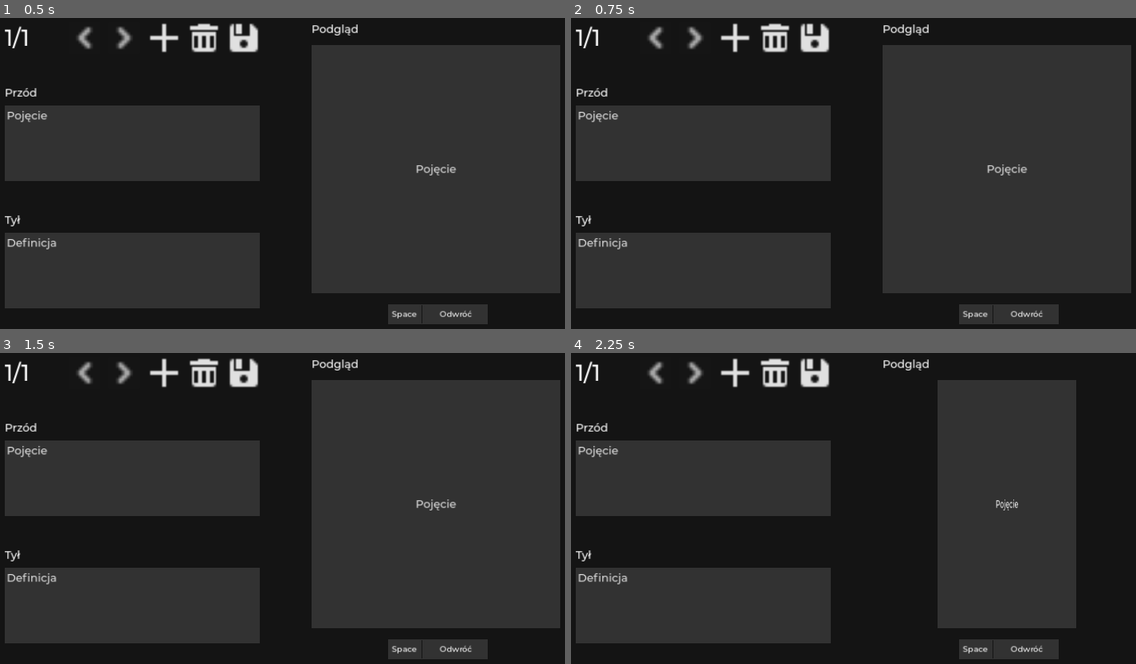
Above: before the commit, frames 1-4 (two rows, left to right).
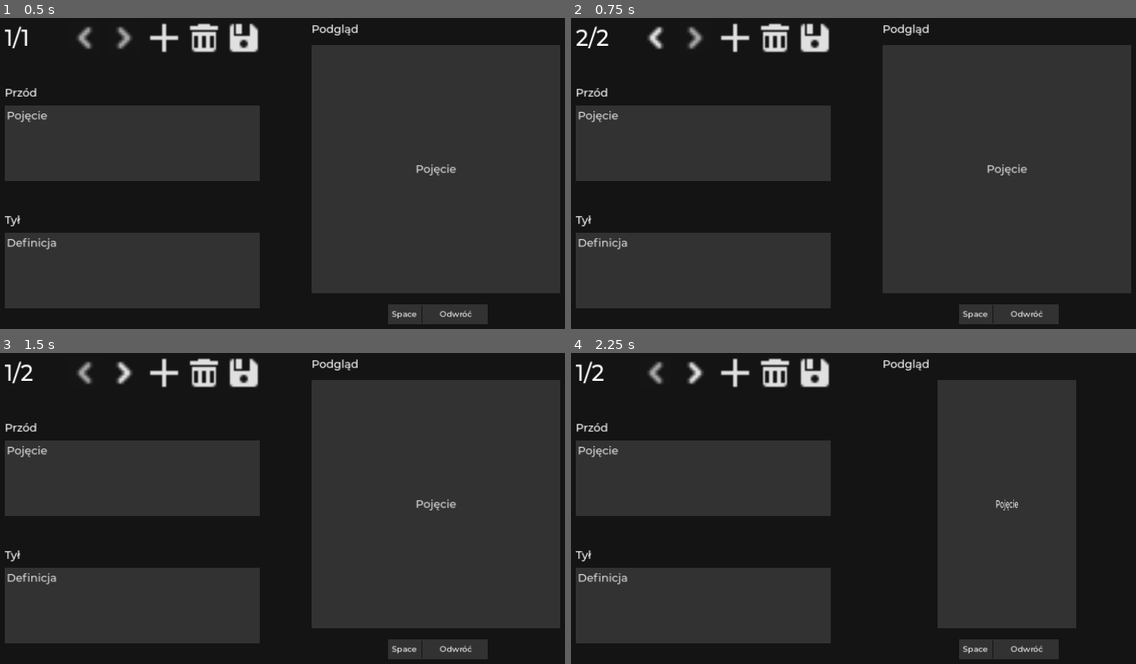
Above: after the commit, the same moments.

Repository: eatablekolas/FiszKit
Game: Godot game, scene res://scenes/editor.tscn
The game is run twice, just before and just after one commit, with the same random seed, the same clock (stepped at 60 frames per second) and the same inputs.
Inputs (mouse positions are in pixels of both pictures, inside the frame that each line leads up to):
- Up to frame 1 (0.5 s): no input
- Up to frame 2 (0.75 s): click (734, 36) at 0.5 s
- Up to frame 3 (1.5 s): click (84, 371) at 1.27 s
- Up to frame 4 (2.25 s): click "Pojęcie" at 2 s

Frame 1 is identical in both runs. In frame 2, 0.3% of the frame differs, in the area x 0-17%, y 2-10%; in frame 3, 0.1%; in frame 4, 0.1%.

Commit message:
Dodano funkcję zapisu

Diff:
--- a/scenes/editor.tscn
+++ b/scenes/editor.tscn
@@ -43,19 +43,28 @@
 back_text = NodePath("EditScreen/Back")
 fiszka = NodePath("PreviewScreen/Fiszka")
 
-[node name="Manager" type="Control" parent="." node_paths=PackedStringArray("file_dialog")]
+[node name="Manager" type="Control" parent="." node_paths=PackedStringArray("file_dialog", "fiszka", "counter", "prev", "next", "front", "back")]
 visible = false
 anchors_preset = 0
 offset_right = 40.0
 offset_bottom = 40.0
 script = ExtResource("2_31s6l")
 file_dialog = NodePath("../FileDialog")
+fiszka = NodePath("../PreviewScreen/Fiszka")
+counter = NodePath("../EditScreen/Counter")
+prev = NodePath("../EditScreen/Prev/PrevButton")
+next = NodePath("../EditScreen/Next/NextButton")
+front = NodePath("../EditScreen/Front")
+back = NodePath("../EditScreen/Back")
 
 [node name="FileDialog" type="FileDialog" parent="."]
 title = "Zapisz fiszkę"
 initial_position = 1
 size = Vector2i(849, 472)
+cancel_button_text = "Anuluj"
 access = 2
+filters = PackedStringArray("*.fk ; Plik FiszKit")
+use_native_dialog = true
 
 [node name="Background" type="ColorRect" parent="."]
 layout_mode = 1
@@ -324,6 +333,10 @@
 theme_override_styles/focus = SubResource("StyleBoxEmpty_iws1c")
 shortcut = SubResource("Shortcut_7ykut")
 
+[connection signal="file_selected" from="FileDialog" to="Manager" method="_on_file_dialog_file_selected"]
+[connection signal="pressed" from="EditScreen/Prev/PrevButton" to="Manager" method="_on_prev_button_pressed"]
+[connection signal="pressed" from="EditScreen/Next/NextButton" to="Manager" method="_on_next_button_pressed"]
+[connection signal="pressed" from="EditScreen/Add/AddButton" to="Manager" method="_on_add_button_pressed"]
 [connection signal="pressed" from="EditScreen/Save/SaveButton" to="Manager" method="_on_save_button_pressed"]
 [connection signal="text_changed" from="EditScreen/Front" to="." method="_on_front_text_changed"]
 [connection signal="text_changed" from="EditScreen/Back" to="." method="_on_back_text_changed"]
--- a/scripts/fiszka.gd
+++ b/scripts/fiszka.gd
@@ -21,3 +21,7 @@
 		front.text = text
 	else:
 		back.text = text
+
+func load_fiszka(front_text: String, back_text: String):
+	front.text = front_text
+	back.text = back_text
--- a/scripts/manager.gd
+++ b/scripts/manager.gd
@@ -1,7 +1,16 @@
 extends Control
 
+#region Export Variables
 @export var file_dialog: FileDialog
+@export var fiszka: Control
+@export var counter: Label
+@export var prev: Button
+@export var next: Button
+@export var front: TextEdit
+@export var back: TextEdit
+#endregion
 
+#region Fiszka Class
 class Fiszka:
 	var front: String
 	var back: String
@@ -10,13 +19,91 @@
 		self.front = front
 		self.back = back
 
-var fiszka_data: Fiszka = Fiszka.new("Pojęcie", "Definicja")
+	func get_dict():
+		var dict: Dictionary = {
+			"front" : front,
+			"back" : back
+		}
 
+		return dict
+#endregion
+
+#region Variables
+var default_fiszka_data: Array = ["Pojęcie", "Definicja"]
+var cur_fiszka_data: Fiszka = Fiszka.new(default_fiszka_data[0], default_fiszka_data[1])
+var cur_fiszka_index: int = 0
+var fiszka_array: Array = [cur_fiszka_data]
+var autosave_path: String = "user://autosave.fk"
+#endregion
+
+#region UI Updates
+func update_arrows():
+	prev.disabled = (cur_fiszka_index == 0)
+	next.disabled = (cur_fiszka_index == len(fiszka_array) - 1)
+
+func update_counter():
+	counter.text = "%s/%s" % [cur_fiszka_index + 1, len(fiszka_array)]
+
+func load_cur_fiszka():
+	fiszka.load_fiszka(cur_fiszka_data.front, cur_fiszka_data.back)
+	front.text = cur_fiszka_data.front
+	back.text = cur_fiszka_data.back
+
+func update_ui():
+	update_counter()
+	update_arrows()
+	load_cur_fiszka()
+#endregion
+
+#region Main Functions
 func update(on_front: bool, text: String):
 	if on_front:
-		fiszka_data.front = text
+		cur_fiszka_data.front = text
 	else:
-		fiszka_data.back = text
+		cur_fiszka_data.back = text
 
+func save(path: String):
+	if !path.ends_with(".fk"):
+		path = "%s.fk" % path
+
+	var fiszka_dict_array: Array = []
+	for fiszka_data in fiszka_array:
+		fiszka_dict_array.append(fiszka_data.get_dict())
+
+	var file: FileAccess = FileAccess.open(path, FileAccess.WRITE)
+	file.store_var(fiszka_dict_array)
+
+func add():
+	save(autosave_path)
+
+	cur_fiszka_data = Fiszka.new(default_fiszka_data[0], default_fiszka_data[1])
+	fiszka_array.append(cur_fiszka_data)
+	cur_fiszka_index = len(fiszka_array) - 1
+
+	update_ui()
+
+func move(to_next: bool):
+	save(autosave_path)
+
+	cur_fiszka_index += (1 if to_next else -1)
+	cur_fiszka_data = fiszka_array[cur_fiszka_index]
+
+	update_ui()
+#endregion
+
+#region Signals
 func _on_save_button_pressed():
 	file_dialog.show()
+
+func _on_file_dialog_file_selected(path: String):
+	save(path)
+
+func _on_add_button_pressed():
+	add()
+
+func _on_prev_button_pressed():
+	move(false)
+
+func _on_next_button_pressed():
+	move(true)
+#endregion
